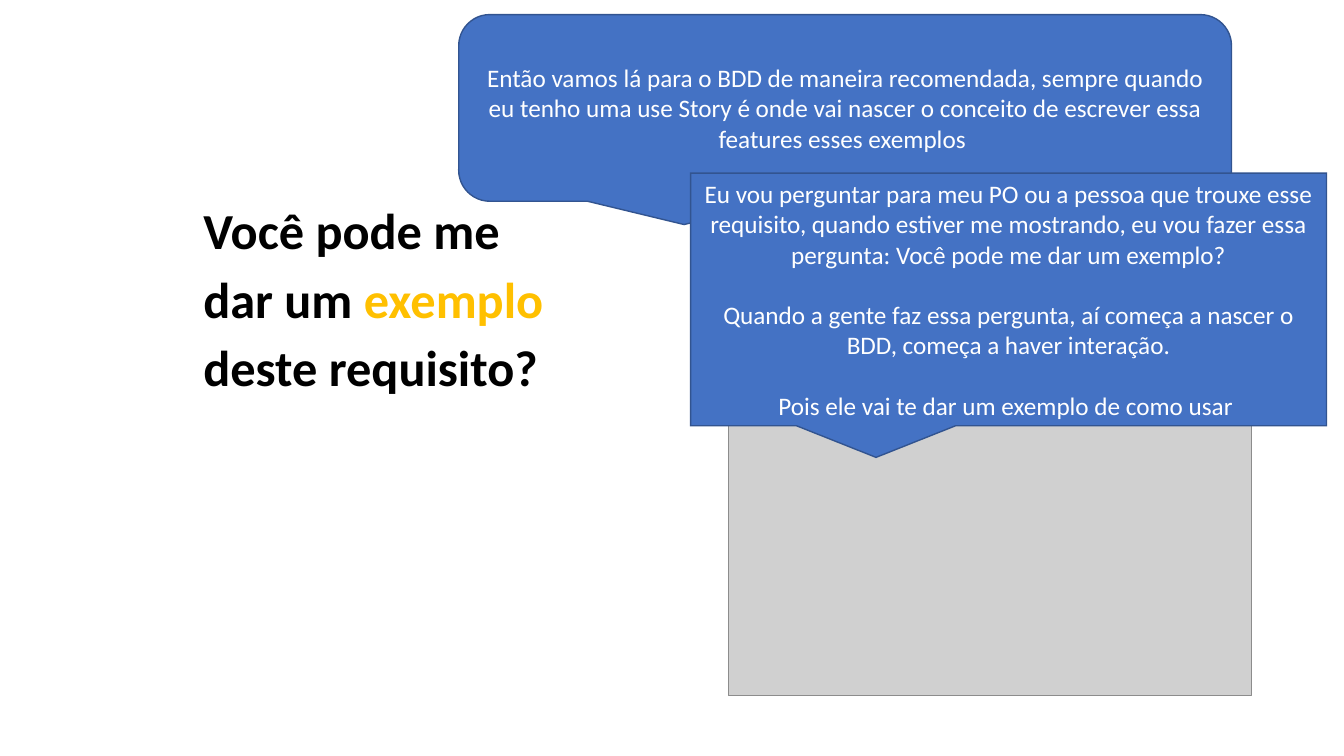
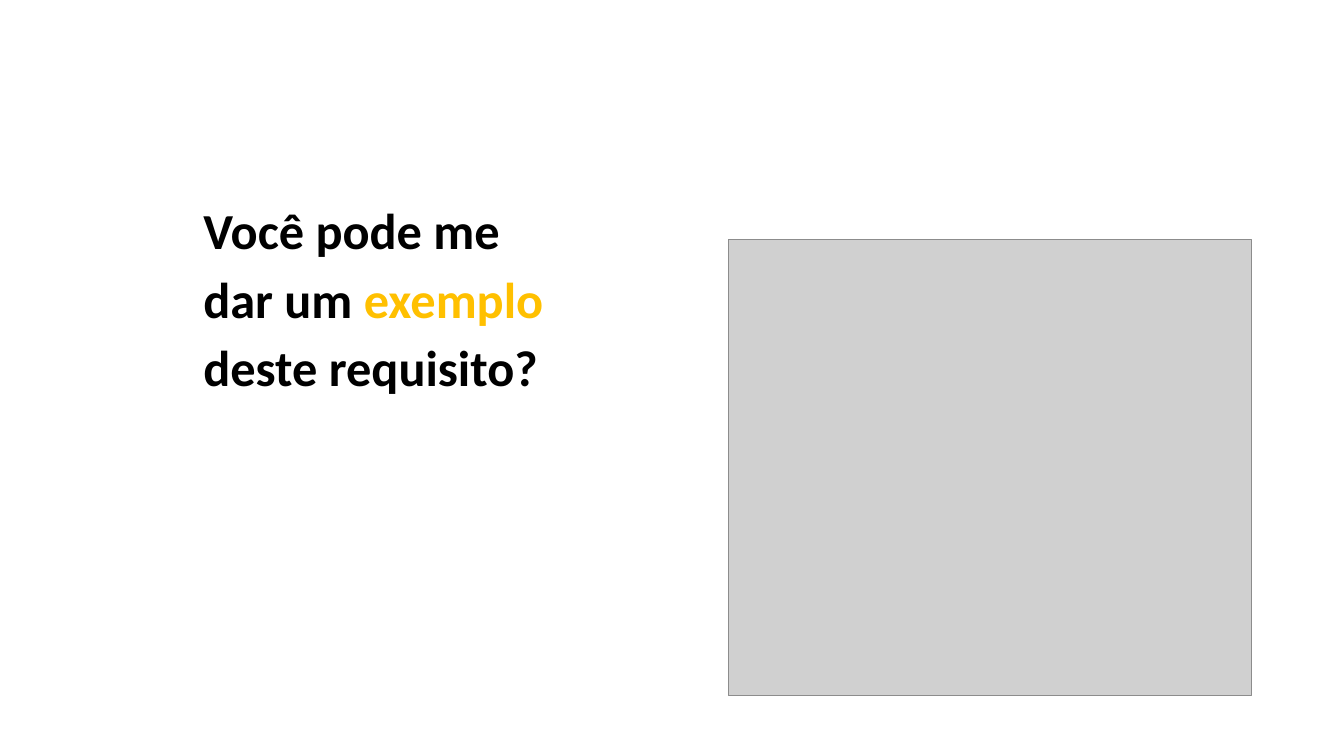
Before and after one commit to carlos-oliver/documentacao, a slide deck: slide 3 of Apresentação1.pptx (slide 8 before the commit). Drawn at 1344x756 pixels with LibreOffice and Linux fonts; fonts in the diff are those of the drawing; grey boxes stand for pictures. Boxes give left, top, right and bottom in pixels: in the first picture for what was removed or moved away, otherwise in the second. Text is boxed around its words. In the diff, an @@ line names an element or a change of style, - is before the commit and + after.

```diff
--- a/Apresentação1.pptx
+++ b/Apresentação1.pptx
@@ rounded speech box removed at <box>459,14,1232,201</box> @@
-Então vamos lá para o BDD de maneira recomendada, sempre quando eu tenho uma use Story é onde vai nascer o conceito de escrever essa features esses exemplos
@@ speech box removed at <box>691,173,1327,426</box> @@
-Eu vou perguntar para meu PO ou a pessoa que trouxe esse requisito, quando estiver me mostrando, eu vou fazer essa pergunta: Você pode me dar um exemplo?
-Quando a gente faz essa pergunta, aí começa a nascer o BDD, começa a haver interação.
-Pois ele vai te dar um exemplo de como usar
```
Also in this commit, not shown: 10 other slides changed, 3 slides removed.
